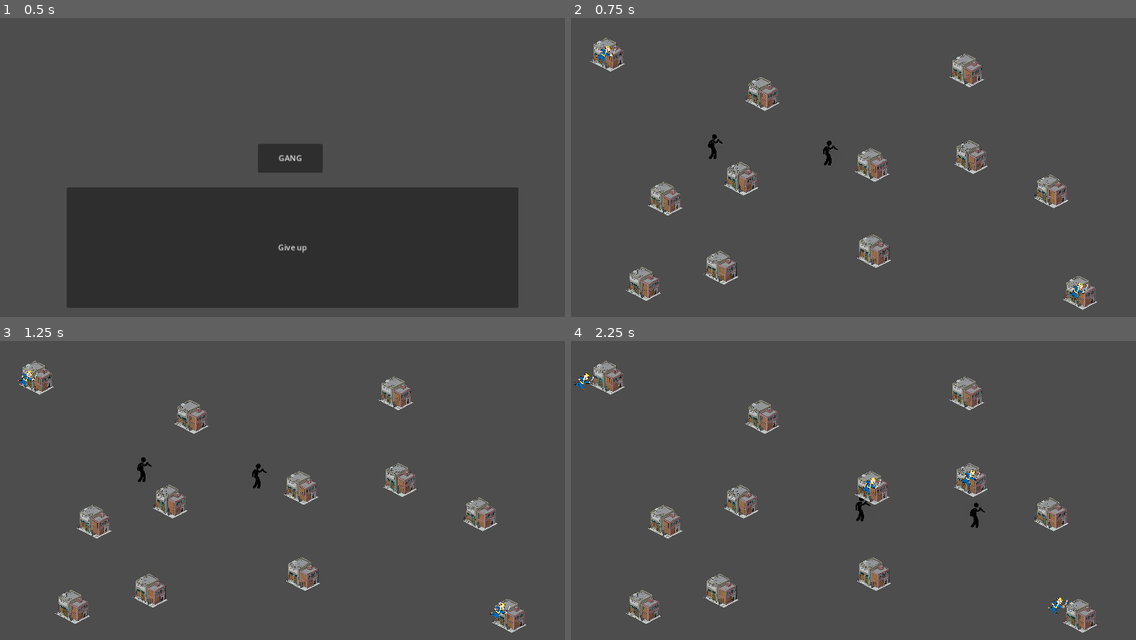
Above: before the commit, frames 1-4 (two rows, left to right).
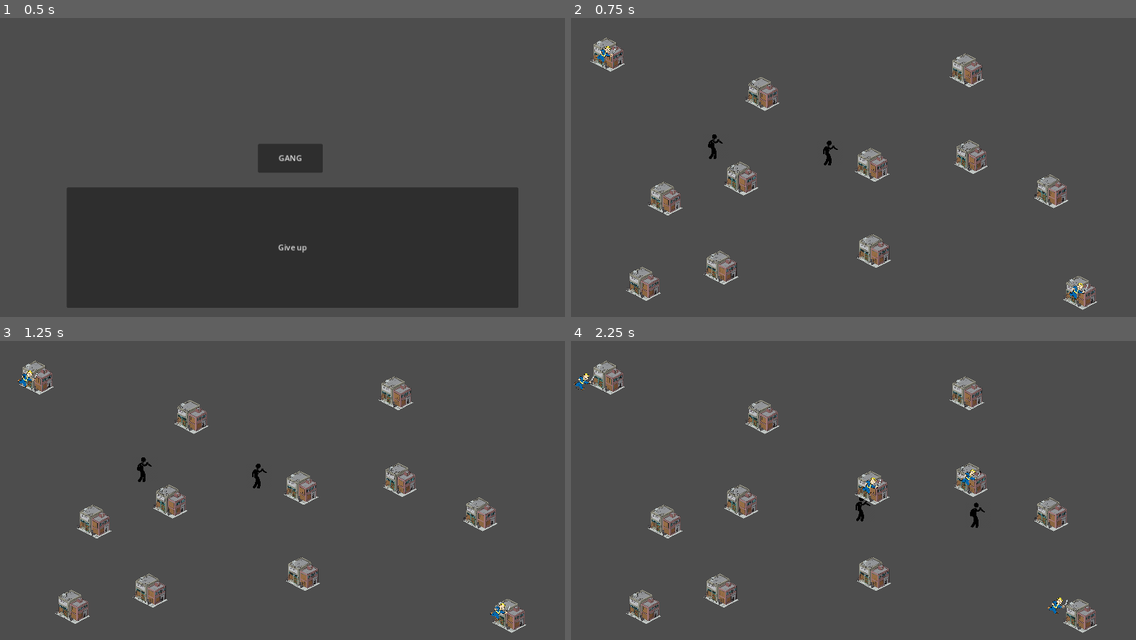
Above: after the commit, the same moments.

Repository: Alfenstein8/createjam
Game: Godot game, scene res://scenes/main_menu.tscn
Two runs of this game, one before a commit and one after it. Both use one fixed random seed, a clock stepped at 60 frames per second and the inputs below.
Inputs:
- Up to frame 1 (0.5 s): no input
- Up to frame 2 (0.75 s): click "GANG" at 0.5 s
- Up to frame 3 (1.25 s): no input
- Up to frame 4 (2.25 s): hold D (p1_right) 1.28-2.03 s; hold F (p1_follow) 1.28-2.03 s; hold S (p1_down) from 2.03 s (still down); tap T (p1_interact) at 2.1 s

Frame 1 is identical in both runs. In frame 2, less than 0.1% of the frame differs, in the area x 4-92%, y 9-95%; in frame 3, less than 0.1%; in frame 4, less than 0.1%, in the area x 0-88%, y 10-91%.

Commit message:
Gangmembers go after eachother

Diff:
--- a/Scripts/gangmember.gd
+++ b/Scripts/gangmember.gd
@@ -20,6 +20,10 @@
 
 # Called every frame. 'delta' is the elapsed time since the previous frame.
 func _process(delta):
+	idle_timer -= delta
+	if (!nearby_gangmembers.is_empty()):
+		move(nearby_gangmembers[0].position,movement_speed,delta)
+		return
 	match state:
 		mv_state.TARGET:
 			move(target,movement_speed,delta);
@@ -29,7 +33,9 @@
 			move(position+run_dir,run_speed,delta)
 		mv_state.FOLLOW:
 			move(player_follow.position,movement_speed,delta)
-	idle_timer -= delta
+
+
+
 
 func run(dir:Vector2):
 	state = mv_state.RUN
@@ -50,3 +56,17 @@
 func follow_player(player):
 	player_follow = player
 	state = mv_state.FOLLOW
+
+
+
+func _on_area_2d_body_entered(body:Node2D):
+	if(!body.is_in_group("gangmember") || body.player_owner == player_owner):
+		return
+	nearby_gangmembers.append(body)
+
+
+func _on_area_2d_body_exited(body):
+	if(!body.is_in_group("gangmember") || body.player_owner == player_owner):
+		return
+	var gangmember_index = nearby_gangmembers.find(body)
+	nearby_gangmembers.pop_at(gangmember_index)
--- a/scenes/gangmember.tscn
+++ b/scenes/gangmember.tscn
@@ -1,9 +1,12 @@
-[gd_scene load_steps=4 format=3 uid="uid://b85bnli78i1tm"]
+[gd_scene load_steps=5 format=3 uid="uid://b85bnli78i1tm"]
 
 [ext_resource type="Script" path="res://Scripts/gangmember.gd" id="1_3bcnt"]
 [ext_resource type="Texture2D" uid="uid://csunh4bfunlhr" path="res://sprites/gangmember.png" id="1_e1ifn"]
 
 [sub_resource type="CircleShape2D" id="CircleShape2D_5i7jm"]
+
+[sub_resource type="CircleShape2D" id="CircleShape2D_apiwx"]
+radius = 65.0077
 
 [node name="Gangmember" type="StaticBody2D" groups=["gangmember"]]
 script = ExtResource("1_3bcnt")
@@ -15,3 +18,11 @@
 [node name="CollisionShape2D" type="CollisionShape2D" parent="."]
 scale = Vector2(2.2, 2.2)
 shape = SubResource("CircleShape2D_5i7jm")
+
+[node name="Area2D" type="Area2D" parent="."]
+
+[node name="CollisionShape2D" type="CollisionShape2D" parent="Area2D"]
+shape = SubResource("CircleShape2D_apiwx")
+
+[connection signal="body_entered" from="Area2D" to="." method="_on_area_2d_body_entered"]
+[connection signal="body_exited" from="Area2D" to="." method="_on_area_2d_body_exited"]
